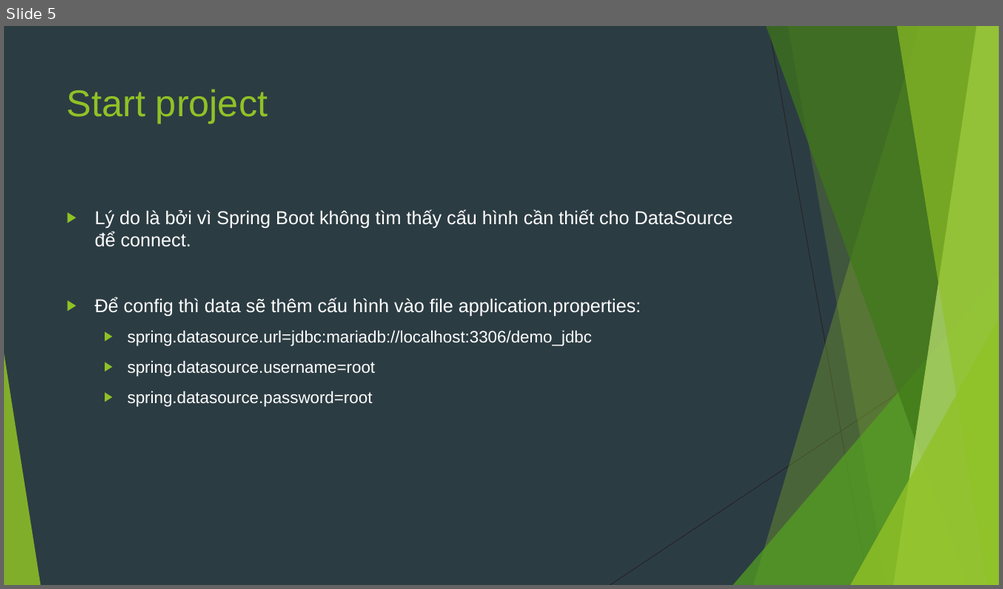
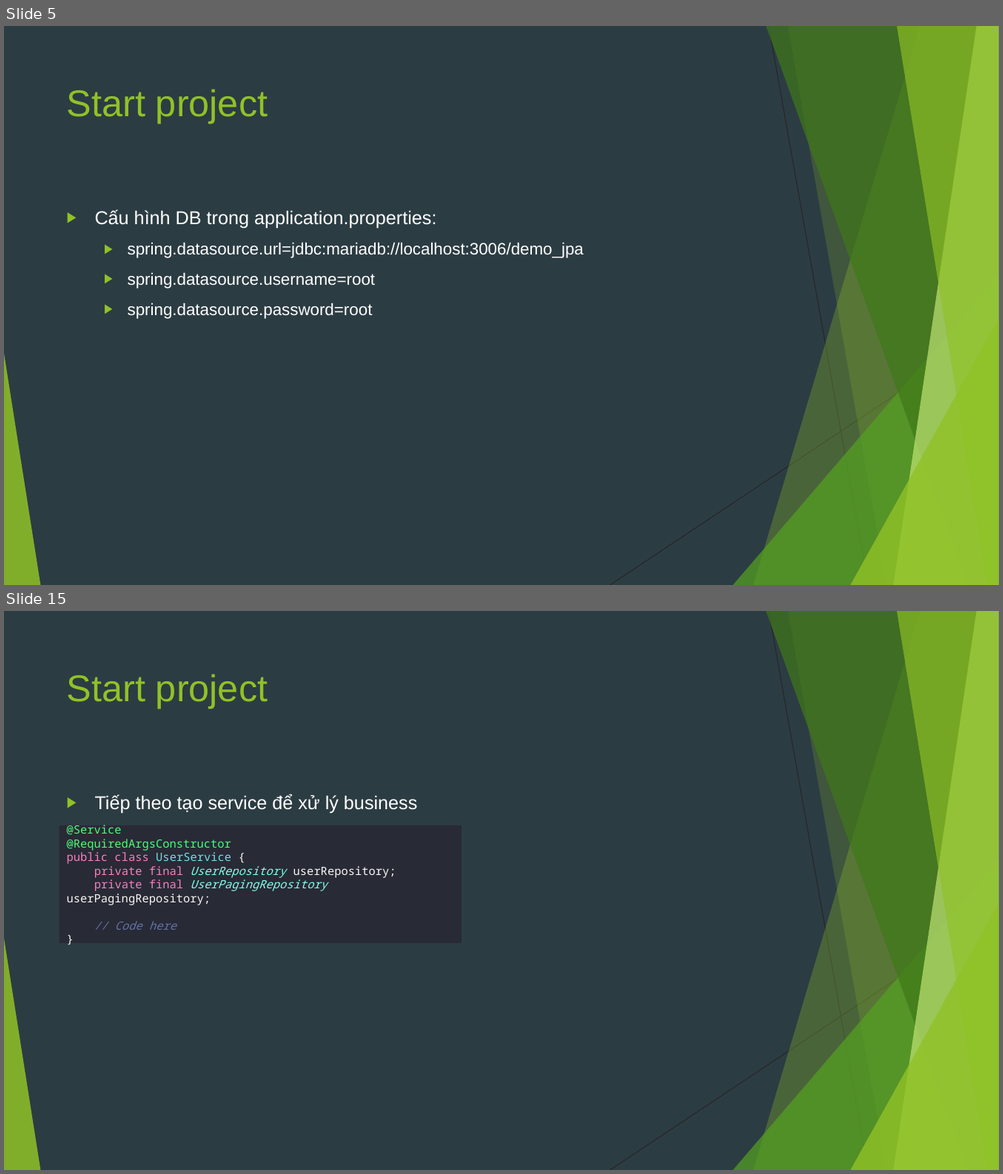
Before and after one commit to sobbingwind/SpringBoot, a slide deck: 07.Spring Data JPA.pptx. Shown one above the other, each under a label of ours: slide 5 before the commit, slides 5 and 15 after it; the slides between them are not shown. The pictures are 1003x589 and 1003x1174 pixels, drawn with LibreOffice and Linux fonts; fonts in the diff are those of the drawing. Boxes give left, top, right and bottom in pixels: in the first picture for what was removed or moved away, otherwise in the second. Text is boxed around its words. In the diff, an @@ line names an element or a change of style, - is before the commit and + after.

```diff
--- a/07.Spring Data JPA.pptx
+++ b/07.Spring Data JPA.pptx
@@ slide 15 added at box(4, 611, 999, 1170), background #2C3C43; not listed: 10 template elements that a slide beside it also shows @@
@@ title added at box(67, 674, 267, 709), 36 pt, text #90C226 @@
+Start project
@@ text added at box(95, 795, 417, 814), 18 pt, text #FFFFFF @@
+▶ Tiếp theo tạo service để xử lý business
@@ rectangle added at box(60, 826, 461, 944), fill #282A36, 11 pt, text #F8F8F2 @@
+@Service
+@RequiredArgsConstructor
+public class UserService {
+private final UserRepository userRepository;
+private final UserPagingRepository userPagingRepository;
+// Code here
+}
@@ slide 5 changed as well @@
@@ text at box(95, 210, 583, 258): text changed; size 18 to 16 pt @@
-▶ Lý do là bởi vì Spring Boot không tìm thấy cấu hình cần thiết cho DataSource để connect.
-▶ Để config thì data sẽ thêm cấu hình vào file application.properties:
-  ▶ spring.datasource.url=jdbc:mariadb://localhost:3306/demo_jdbc
+▶ Cấu hình DB trong application.properties:
+  ▶ spring.datasource.url=jdbc:mariadb://localhost:3006/demo_jpa
```
Also in this commit, not shown: 7 other slides changed, 25 other slides added, 20 slides removed.
